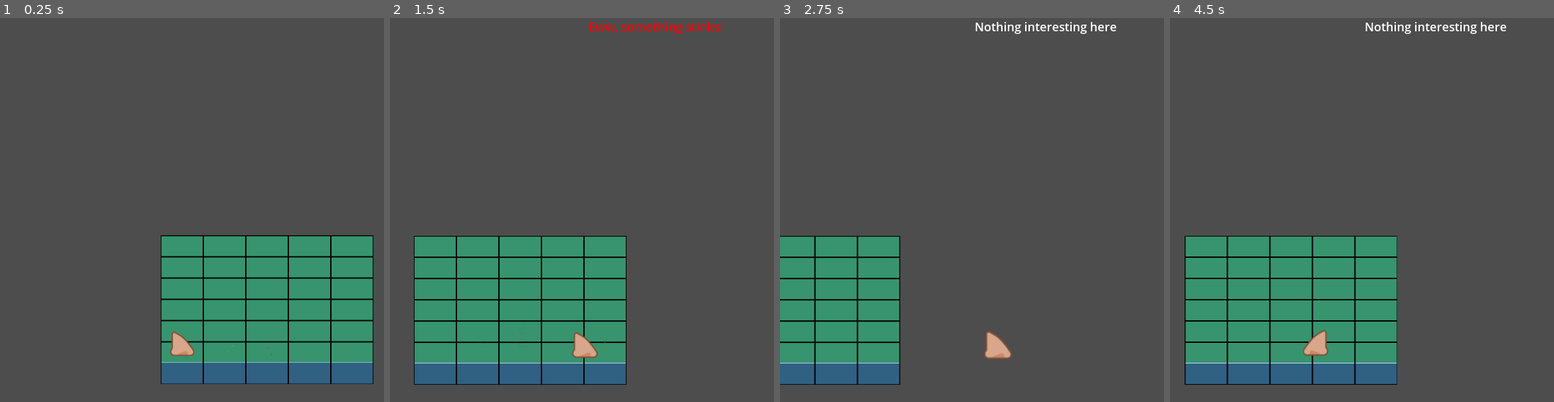
Above: before the commit, frames 1-4 (left to right).
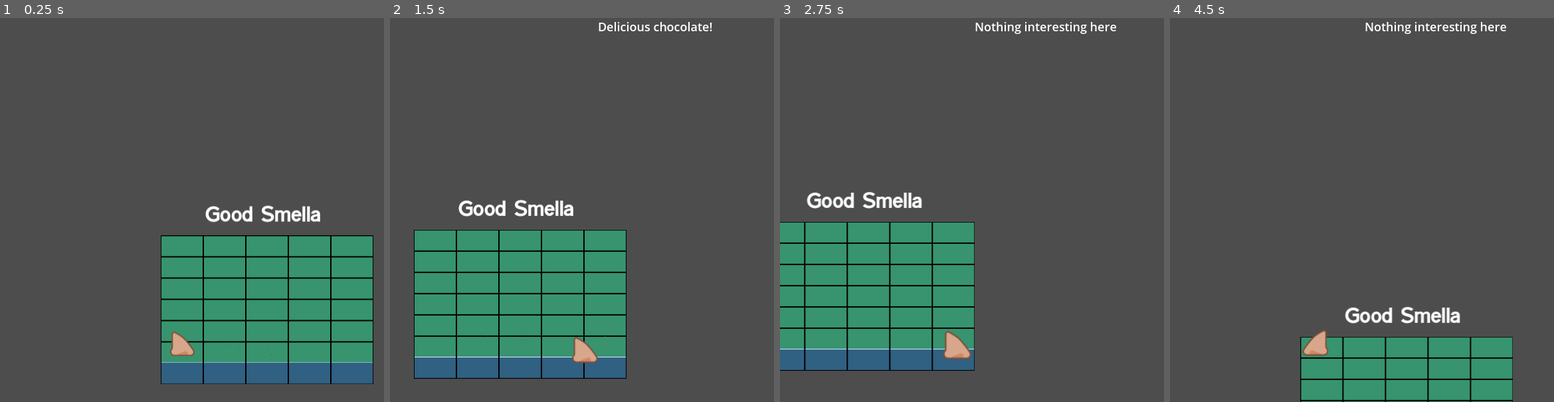
Above: after the commit, the same moments.

Repository: ArrHarper/good-smells-game
Game: Godot game, scene res://scenes/main/main.tscn
Same seed, same stepped clock (60 frames per second), same inputs: the game is played once before the commit and once after it.
Inputs:
- Up to frame 1 (0.25 s): no input
- Up to frame 2 (1.5 s): hold Right (ui_right) 0.53-1.28 s; tap Space (smell) at 0.6, 1.35 s; hold Down (ui_down) from 1.28 s (still down)
- Up to frame 3 (2.75 s): release Down (ui_down) at 2.03 s; hold Right (ui_right) from 2.03 s (still down); tap Space (smell) at 2.1 s
- Up to frame 4 (4.5 s): release Right (ui_right) at 2.78 s; hold Up (ui_up) 2.78-3.53 s; tap Space (smell) at 2.85, 3.6, 4.35 s; hold Left (ui_left) from 3.53 s (still down)

The runs differ from the first frame. In frame 1, 0.7% of the frame differs, in the area x 53-84%, y 48-54%; in frame 2, 6.0%; in frame 3, 14%; in frame 4, 27%, in the area x 3-90%, y 56-100%.

Commit message:
added vertical movement and eligible movement area

Diff:
--- a/scenes/main/main.tscn
+++ b/scenes/main/main.tscn
@@ -1,7 +1,8 @@
-[gd_scene load_steps=7 format=4 uid="uid://c7bt0nydphmi0"]
+[gd_scene load_steps=9 format=4 uid="uid://c7bt0nydphmi0"]
 
 [ext_resource type="Script" uid="uid://by87fmp5hhobc" path="res://scenes/main/main.gd" id="1_0wfyh"]
 [ext_resource type="Texture2D" uid="uid://dnyl4ku1w2odj" path="res://assets/2dblock.png" id="1_o5qli"]
+[ext_resource type="FontFile" uid="uid://c022ogphrgx6o" path="res://assets/VAGABONDED-BOLD.TTF" id="3_6q06x"]
 [ext_resource type="PackedScene" uid="uid://b0dw3hyhtyow2" path="res://scenes/player/player.tscn" id="3_sugp2"]
 [ext_resource type="PackedScene" path="res://scenes/smells/smell.tscn" id="4_lfxvs"]
 
@@ -48,6 +49,10 @@
 tile_size = Vector2i(64, 32)
 sources/0 = SubResource("TileSetAtlasSource_enipa")
 
+[sub_resource type="LabelSettings" id="LabelSettings_ow5a4"]
+font = ExtResource("3_6q06x")
+font_size = 32
+
 [node name="Main" type="Node2D"]
 script = ExtResource("1_0wfyh")
 
@@ -58,8 +63,13 @@
 [node name="CanvasLayer" type="CanvasLayer" parent="."]
 
 [node name="Label" type="Label" parent="."]
-offset_right = 40.0
-offset_bottom = 23.0
+offset_left = 39.0
+offset_top = -244.0
+offset_right = 269.0
+offset_bottom = -209.0
+text = "Good Smella"
+label_settings = SubResource("LabelSettings_ow5a4")
+horizontal_alignment = 1
 
 [node name="nose" parent="." instance=ExtResource("3_sugp2")]
 position = Vector2(32, -28)
--- a/scenes/player/player.gd
+++ b/scenes/player/player.gd
@@ -5,14 +5,24 @@
 const TILE_WIDTH = 64
 const TILE_HEIGHT = 32
 
+# Tilemap boundaries - defines the allowed area for movement
+const MIN_TILE_X = 0  # Leftmost tile
+const MAX_TILE_X = 4  # Rightmost tile (5 tiles wide)
+const MIN_TILE_Y = -6  # Adjusted to match the top of the green area
+const MAX_TILE_Y = -1  # Adjusted to match the bottom of the green area
+
 # Animation variables
 var idle_time = 0
 var move_time = 0
 var original_y = 0
+var base_position_y = 0  # Store the base Y position without animation offset
 var facing_right = true
 var is_smelling = false
 var smell_timer = 0
 var smell_duration = 1.0
+
+# Debug mode - set to false when finished testing
+var debug_mode = true
 
 # Smell signal
 signal smell_detected(smell_text, smell_type)
@@ -20,6 +30,7 @@
 # Called when the node enters the scene tree for the first time
 func _ready():
 	original_y = position.y
+	base_position_y = position.y  # Initialize base position
 	# Create timer for smell action
 	var timer = Timer.new()
 	timer.name = "SmellTimer"
@@ -40,20 +51,74 @@
 
 		add_child(smell_detector)
 
+	# Print initial position for debugging
+	if debug_mode:
+		print("Initial position: ", position)
+		var initial_tile = world_to_tile_coords(position)
+		print("Initial tile: ", initial_tile)
+
+# Convert world position to tilemap coordinates
+# This function translates the character's world position to tile coordinates
+func world_to_tile_coords(world_pos):
+	# Calculate tile coordinates based on tile dimensions
+	var tile_x = int(floor(world_pos.x / TILE_WIDTH))
+	var tile_y = int(floor(world_pos.y / TILE_HEIGHT))
+
+	return Vector2i(tile_x, tile_y)
+
 # Called every frame
 func _process(delta):
 	# Movement logic
 	var direction = Input.get_vector("ui_left", "ui_right", "ui_up", "ui_down")
+
+	# Basic movement implementation - apply directly
 	velocity = direction * MOVE_SPEED
 
 	# Apply movement
 	move_and_slide()
 
-	# Handle animation
+	# Update base Y position when we move vertically
+	if abs(direction.y) > 0:
+		base_position_y = global_position.y
+
+	# Now check if we've moved into an invalid area and move back if needed
+	var current_position = global_position
+	var current_tile = world_to_tile_coords(current_position)
+
+	# Debug to see current position and tile
+	if debug_mode:
+		print("Current position: ", current_position, " Current tile: ", current_tile)
+
+	# Check if we've moved outside allowed tile coordinates
+	var out_of_bounds = false
+	if current_tile.x < MIN_TILE_X or current_tile.x > MAX_TILE_X or current_tile.y < MIN_TILE_Y or current_tile.y > MAX_TILE_Y:
+		out_of_bounds = true
+
+	# If out of bounds, move back to previous position
+	if out_of_bounds:
+		if debug_mode:
+			print("OUT OF BOUNDS! Limiting movement")
+
+		# Calculate where the player should be moved back to
+		if current_tile.x < MIN_TILE_X:
+			global_position.x = MIN_TILE_X * TILE_WIDTH + TILE_WIDTH / 2
+		elif current_tile.x > MAX_TILE_X:
+			global_position.x = MAX_TILE_X * TILE_WIDTH + TILE_WIDTH / 2
+
+		if current_tile.y < MIN_TILE_Y:
+			global_position.y = MIN_TILE_Y * TILE_HEIGHT + TILE_HEIGHT / 2
+			base_position_y = global_position.y  # Update base Y when hitting boundary
+		elif current_tile.y > MAX_TILE_Y:
+			global_position.y = MAX_TILE_Y * TILE_HEIGHT + TILE_HEIGHT / 2
+			base_position_y = global_position.y  # Update base Y when hitting boundary
+
+	# Handle animation - now applied as an offset to the current position
+	var y_offset = 0
 	if direction.length() > 0:
 		move_time += delta
 		# Bouncing animation during movement
-		position.y = original_y - sin(move_time * 10) * 3
+		y_offset = -sin(move_time * 10) * 3
+
 		# Flip sprite based on direction
 		if direction.x > 0:
 			facing_right = true
@@ -64,7 +129,10 @@
 	else:
 		# Idle bobbing animation
 		idle_time += delta
-		position.y = original_y - sin(idle_time * 2) * 2
+		y_offset = -sin(idle_time * 2) * 2
+
+	# Apply animation Y offset without overriding actual position
+	global_position.y = base_position_y + y_offset
 
 	# Smell ability - Space key for now, can be updated in project settings
 	if Input.is_action_just_pressed("smell") and not is_smelling:
Renamed: assets/fonts/VAGABONDED-BOLD.TTF -> assets/VAGABONDED-BOLD.TTF
Not shown, changed: assets/VAGABONDED-BOLD.TTF.import
